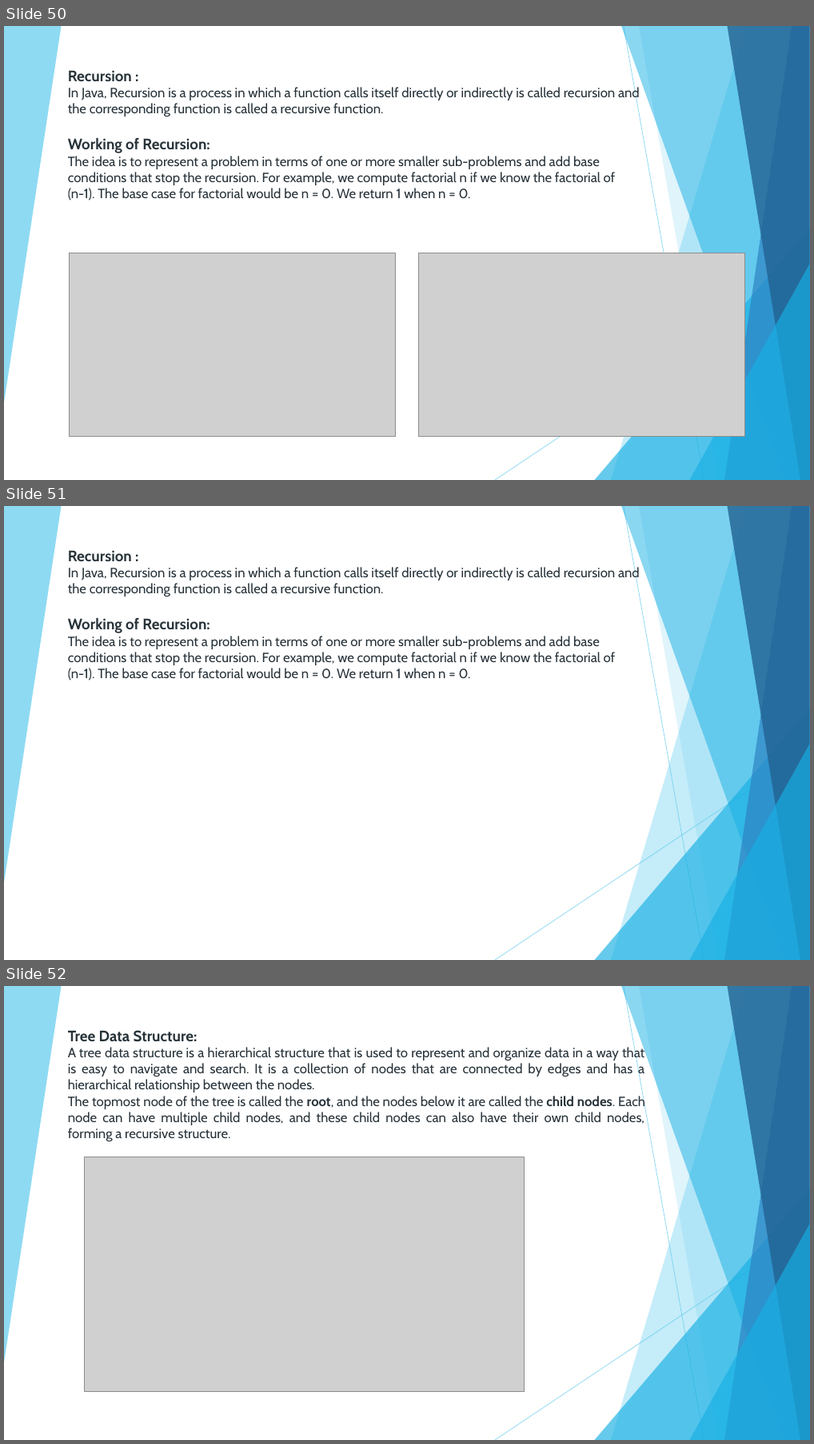
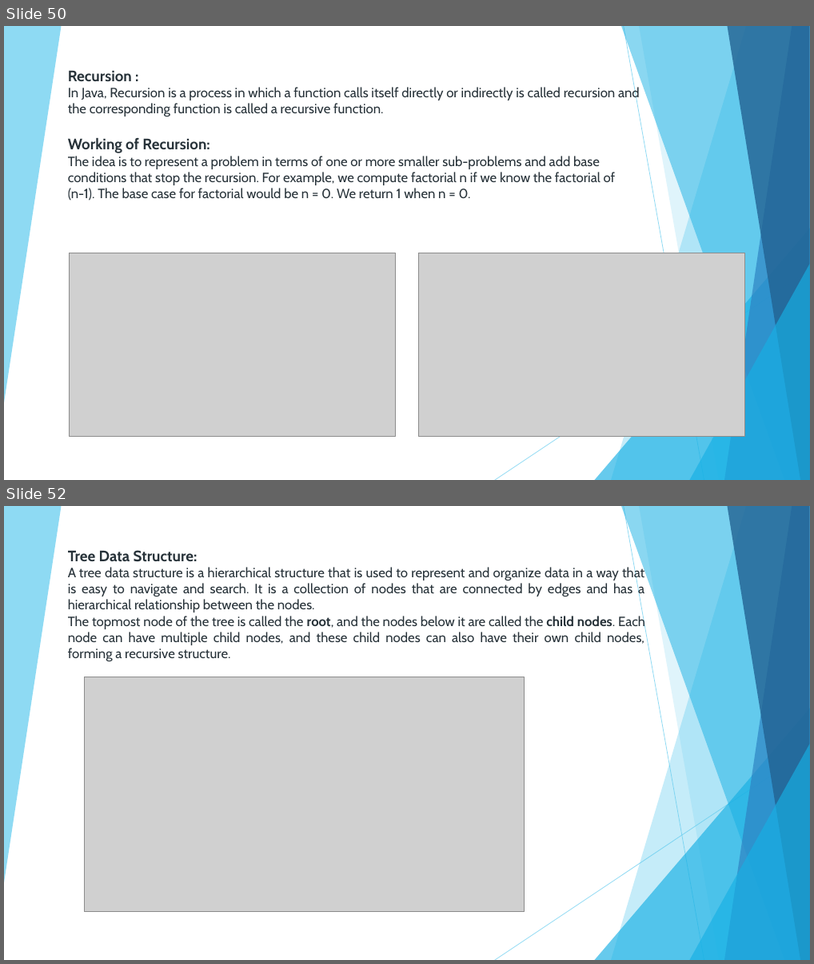
Before and after one commit to nandhakumargit/dsa, a slide deck: Notes/Data Structure and Algorithms.pptx. Shown one above the other, each under a label of ours: slides 50, 51 and 52 before the commit, slides 50 and 52 after it; the slides between them are not shown. The pictures are 814x1444 and 814x964 pixels, drawn with LibreOffice and Linux fonts; fonts in the diff are those of the drawing; grey boxes stand for pictures. Boxes give left, top, right and bottom in pixels: in the first picture for what was removed or moved away, otherwise in the second. Text is boxed around its words. In the diff, an @@ line names an element or a change of style, - is before the commit and + after.

```diff
--- a/Notes/Data Structure and Algorithms.pptx
+++ b/Notes/Data Structure and Algorithms.pptx
@@ slide 51 removed at (4, 506, 810, 960), background #FFFFFF; not listed: 10 template elements that a slide beside it also shows @@
@@ text removed at (68, 550, 640, 680) @@
-Recursion :
-In Java, Recursion is a process in which a function calls itself directly or indirectly is called recursion and the corresponding function is called a recursive function.
-Working of Recursion:
-The idea is to represent a problem in terms of one or more smaller sub-problems and add base conditions that stop the recursion. For example, we compute factorial n if we know the factorial of (n-1). The base case for factorial would be n = 0. We return 1 when n = 0.
```
Also in this commit, not shown: 1 slide added.
